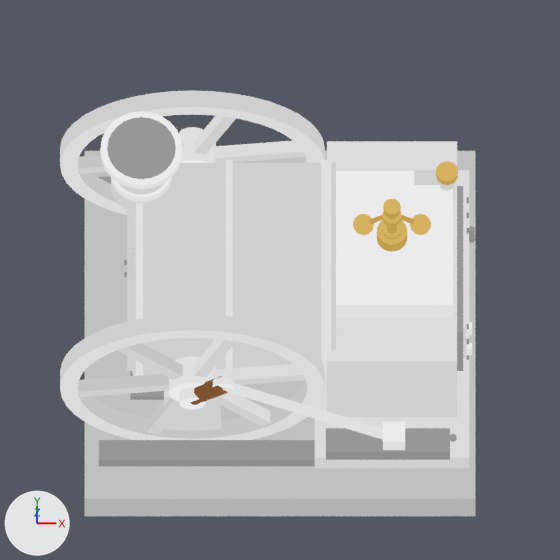
What one commit did to the Blender file ArtSource/SmallSteamEngine/small_steam_engine.blend.
Rendered twice from the file's camera 'Camera_North'. The axes (+X, +Y, +Z) are drawn at lower left. The lights are the same throughout. The first picture is the older version.
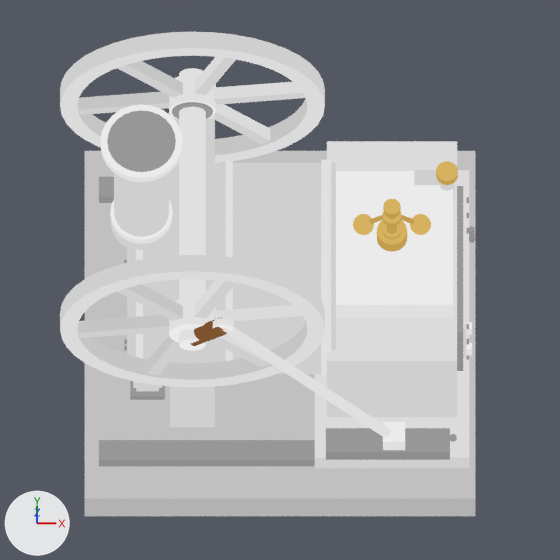
Where the newer file only moved an object's origin or applied its transform, the numbers keep the older frame.

The change, as a list of edits to the scene's bpy script:
```text
Change me_05_front_flywheel:
    remove me_05_front_flywheel.from_pydata(...)  # 160 vertices, 160 faces; spans x -1.08..0.22, y -0.655..-0.565, z 0.18..1.48
    add me_05_front_flywheel.from_pydata(...)  # 160 vertices, 160 faces; spans x -1.08..0.22, y -0.655..-0.565, z 0.84..2.14
    me_05_front_flywheel part 1: the whole mesh is moved by (0.0, 0.0, 0.66)
Change me_06_rear_flywheel:
    remove me_06_rear_flywheel.from_pydata(...)  # 160 vertices, 160 faces; spans x -1.08..0.22, y 0.565..0.655, z 0.18..1.48
    add me_06_rear_flywheel.from_pydata(...)  # 160 vertices, 160 faces; spans x -1.08..0.22, y 0.565..0.655, z 0.84..2.14
    me_06_rear_flywheel part 2: the whole mesh is moved by (0.0, 0.0, 0.66)
Change me_cylinder_013:
    remove me_cylinder_013.from_pydata(...)  # 48 vertices, 26 faces; spans x -0.135..0.135, y -0.135..0.135, z -0.095..0.095
    add me_cylinder_013.from_pydata(...)  # 48 vertices, 26 faces; spans x -0.135..0.135, y -0.135..0.135, z -0.31..0.31
    me_cylinder_013 part 3: the whole mesh is scaled about its middle by (1, 1, 3.26)
Change ob_03_bearing_pedestal:
    ob_03_bearing_pedestal.location: (-0.43, -0.56, 0.405) -> (-0.43, -0.55, 0.8)
Change ob_03_bearing_pedestal_001:
    ob_03_bearing_pedestal_001.location: (-0.43, 0.56, 0.405) -> (-0.43, 0.55, 0.8)
Change ob_04_common_crankshaft:
    ob_04_common_crankshaft.location: (-0.43, 0.0, 0.83) -> (-0.43, 0.0, 1.49)
Change ob_05_front_flywheel_hub:
    ob_05_front_flywheel_hub.location: (-0.43, -0.61, 0.83) -> (-0.43, -0.61, 1.49)
Change ob_05_front_flywheel_spoke:
    ob_05_front_flywheel_spoke.location: (-0.12, -0.61, 0.883) -> (-0.12, -0.61, 1.543)
Change ob_05_front_flywheel_spoke_001:
    ob_05_front_flywheel_spoke_001.location: (-0.321, -0.61, 1.126) -> (-0.321, -0.61, 1.786)
Change ob_05_front_flywheel_spoke_002:
    ob_05_front_flywheel_spoke_002.location: (-0.631, -0.61, 1.072) -> (-0.631, -0.61, 1.732)
Change ob_05_front_flywheel_spoke_003:
    ob_05_front_flywheel_spoke_003.location: (-0.74, -0.61, 0.777) -> (-0.74, -0.61, 1.437)
Change ob_05_front_flywheel_spoke_005:
    ob_05_front_flywheel_spoke_005.location: (-0.229, -0.61, 0.588) -> (-0.229, -0.61, 1.248)
Change ob_06_rear_flywheel_hub:
    ob_06_rear_flywheel_hub.location: (-0.43, 0.61, 0.83) -> (-0.43, 0.61, 1.49)
Change ob_06_rear_flywheel_spoke:
    ob_06_rear_flywheel_spoke.location: (-0.12, 0.61, 0.883) -> (-0.12, 0.61, 1.543)
Change ob_06_rear_flywheel_spoke_001:
    ob_06_rear_flywheel_spoke_001.location: (-0.321, 0.61, 1.126) -> (-0.321, 0.61, 1.786)
Change ob_06_rear_flywheel_spoke_002:
    ob_06_rear_flywheel_spoke_002.location: (-0.631, 0.61, 1.072) -> (-0.631, 0.61, 1.732)
Change ob_06_rear_flywheel_spoke_003:
    ob_06_rear_flywheel_spoke_003.location: (-0.74, 0.61, 0.777) -> (-0.74, 0.61, 1.437)
Change ob_06_rear_flywheel_spoke_005:
    ob_06_rear_flywheel_spoke_005.location: (-0.229, 0.61, 0.588) -> (-0.229, 0.61, 1.248)
Change ob_17_crank_pin:
    ob_17_crank_pin.location: (-0.28, -0.7, 0.96) -> (-0.28, -0.7, 1.62)
Change ob_18_brown_crank_arm:
    ob_18_brown_crank_arm.location: (-0.355, -0.7, 0.895) -> (-0.355, -0.7, 1.555)
Change ob_19_stack_base:
    ob_19_stack_base.location: (-0.68, 0.25, 1.3) -> (-0.68, 0.0, 1.39)
Change ob_20_stack_tube:
    ob_20_stack_tube.location: (-0.68, 0.25, 1.395) -> (-0.68, 0.0, 1.72)
Change ob_22_stack_band:
    ob_22_stack_band.location: (-0.68, 0.25, 1.4) -> (-0.68, 0.0, 1.44)
Change ob_22_stack_band_001:
    ob_22_stack_band_001.location: (-0.68, 0.25, 1.64) -> (-0.68, 0.0, 2.23)
Change ob_23_stack_dark_mouth:
    ob_23_stack_dark_mouth.location: (-0.68, 0.25, 1.664) -> (-0.68, 0.0, 2.254)
Add ob_03_bearing_cap_001:
    ob_03_bearing_cap_001 = bpy.data.objects.new('03_Bearing_cap.001', me_cylinder_001_1)  # 48 vertices, 26 faces; spans x -0.1..0.1, y -0.1..0.1, z -0.02..0.02; in mat_mechanical_recess_0 (grey #979797), mat_mechanical_recess_1 (grey #8e8e8e), mat_mechanical_recess_2 (grey #868686)
    ob_03_bearing_cap_001.location = (-0.43, 0.55, 1.49)
    ob_03_bearing_cap_001.rotation_euler = (1.571, 0.0, 0.0)  # degrees (90, 0, 0)
```

Pixel boxes [x1, y1, x2, y2] of what changed, in the pictures (560 x 560 px):
'05_Front_flywheel', moved
    before: [60, 314, 325, 440]
    after: [60, 255, 325, 387]
'06_Rear_flywheel', moved
    before: [60, 90, 325, 215]
    after: [60, 32, 325, 163]
'04_Common_crankshaft', moved
    before: [179, 127, 206, 410]
    after: [179, 68, 206, 351]
'23_Stack_dark_mouth', moved
    before: [107, 117, 176, 179]
    after: [107, 110, 176, 172]
'05_Front_flywheel_spoke.003', moved
    before: [78, 374, 169, 397]
    after: [78, 315, 169, 338]
'06_Rear_flywheel_spoke', moved
    before: [214, 141, 306, 163]
    after: [214, 82, 306, 105]
'03_Bearing_pedestal', moved
    before: [164, 391, 221, 430]
    after: [170, 341, 215, 427]
'22_Stack_band.001', moved
    before: [100, 111, 183, 189]
    after: [100, 104, 183, 182]
'20_Stack_tube', moved, rescaled (not visible before)
    after: [114, 173, 169, 237]
'05_Front_flywheel_spoke', moved
    before: [214, 364, 306, 385]
    after: [214, 305, 306, 327]
'05_Front_flywheel_spoke.002', moved
    before: [117, 343, 183, 380]
    after: [117, 284, 183, 321]
'06_Rear_flywheel_spoke.003', moved
    before: [78, 155, 106, 174]
    after: [78, 92, 169, 115]
'05_Front_flywheel_hub', moved
    before: [169, 357, 216, 401]
    after: [169, 298, 216, 343]
'05_Front_flywheel_spoke.001', moved
    before: [194, 339, 236, 378]
    after: [194, 280, 236, 319]
'06_Rear_flywheel_spoke.001', moved
    before: [194, 116, 236, 154]
    after: [194, 57, 236, 95]
'05_Front_flywheel_spoke.005', moved
    before: [211, 392, 270, 426]
    after: [211, 335, 270, 367]
'06_Rear_flywheel_hub', moved
    before: [180, 133, 216, 163]
    after: [169, 74, 216, 119]
'22_Stack_band', moved
    before: [111, 177, 172, 202]
    after: [110, 200, 173, 244]
'06_Rear_flywheel_spoke.002', moved (not visible before)
    after: [118, 61, 183, 98]
'06_Rear_flywheel_spoke.005', moved (not visible before)
    after: [214, 104, 270, 144]
'18_Brown_crank_arm', moved
    before: [191, 376, 227, 405]
    after: [191, 317, 227, 346]
'19_Stack_base', moved
    before: [111, 181, 172, 210]
    after: [111, 223, 172, 251]
'03_Bearing_pedestal.001', moved (not visible before)
    after: [172, 115, 215, 163]
'17_Crank_pin', moved
    before: [213, 377, 234, 389]
    after: [213, 318, 234, 331]
'03_Bearing_cap.001', added
    after: [172, 102, 213, 119]
